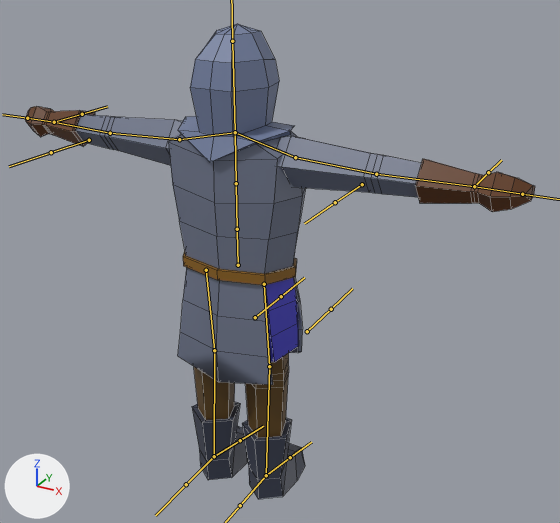
Two versions of the FBX model Assets/Models/swordsman.fbx, one commit apart.
One viewpoint serves both versions: a 50 mm lens placed at (1.48, -2.35, 2.26), pointed at (0.11, 0.13, 1.02). The axes (+X, +Y, +Z) are drawn at lower left. The lights are the same throughout. The bones that bend it are drawn over the model as lines. Mesh edges are drawn as thin lines.

Names of what the first picture shows: 'Body'.
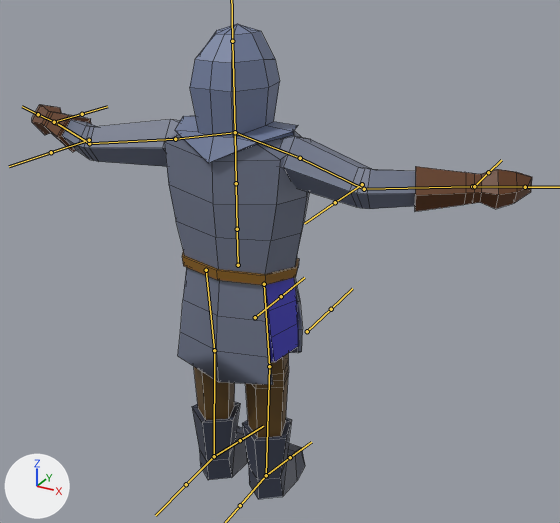
The newer file adds an action. The first version stands in its rest pose; the second is drawn at frame 31 of the action 'Armature|TPoseBreathing'.

The edits, one by one:
Bone 'Spine1' (bone_spine1) is rescaled from (1.0, 1.0, 1.0) to (1.07, 1.0, 1.07).
Bone 'Head' (bone_head) is rescaled from (1.0, 1.0, 1.0) to (0.94, 1.0, 0.94).
Bone 'UpperArm.L' (bone_upperarm_l) turns from (0, 0, 0) to (20, -2, 3) degrees about its own x, y and z.
Bone 'UpperArm.L' (bone_upperarm_l) is rescaled from (1.0, 1.0, 1.0) to (1.01, 0.99, 1.0).
Bone 'LowerArm.L' (bone_lowerarm_l) turns from (0, 0, 0) to (-40, -2, -5) degrees about its own x, y and z.
Bone 'UpperArm.R' (bone_upperarm_r) turns from (0, 0, 0) to (20, 2, -3) degrees about its own x, y and z.
Bone 'UpperArm.R' (bone_upperarm_r) is rescaled from (1.0, 1.0, 1.0) to (1.01, 0.99, 1.0).
Bone 'LowerArm.R' (bone_lowerarm_r) turns from (0, 0, 0) to (-40, 2, 5) degrees about its own x, y and z.

Where the change shows, as pixel boxes [x1, y1, x2, y2] in the pictures (560 x 523 px):
'Body', posed
    before: [26, 24, 535, 499]
    after: [32, 24, 532, 499]
bone 'UpperArm.L', root to tip
    before: (179, 139) to (110, 133)
    after: (175, 139) to (89, 143)
bone 'LowerArm.L', root to tip
    before: (110, 133) to (54, 122)
    after: (89, 143) to (55, 122)
bone 'UpperArm.R', root to tip
    before: (295, 157) to (376, 174)
    after: (300, 158) to (364, 189)
bone 'LowerArm.R', root to tip
    before: (376, 174) to (474, 186)
    after: (364, 189) to (472, 186)
